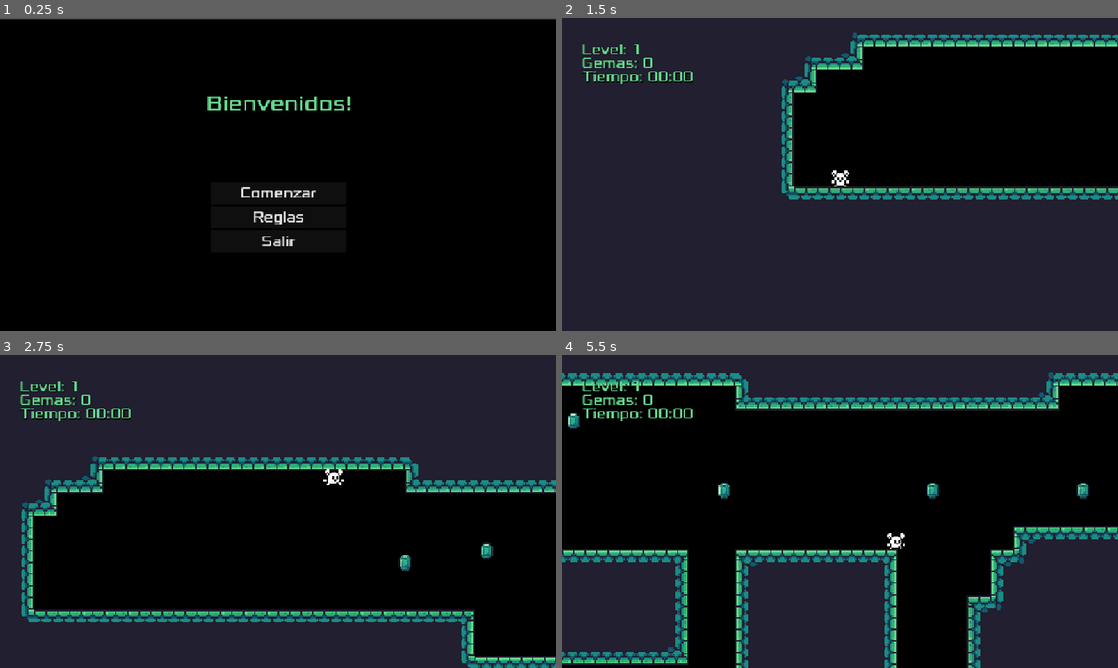
Above: before the commit, frames 1-4 (two rows, left to right).
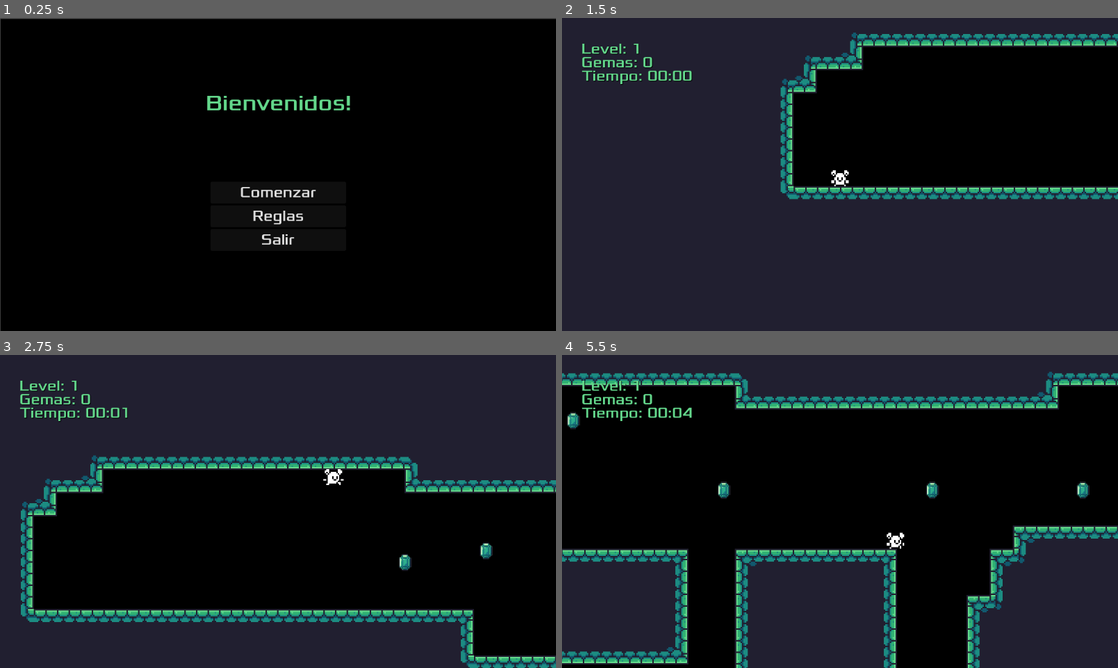
Above: after the commit, the same moments.

Repository: itsjoacor/Boss2
Game: Godot game, scene res://Menu/Main Menu/main_menu.tscn
Two runs of this game, one before a commit and one after it. Both use one fixed random seed, a clock stepped at 60 frames per second and the inputs below. Sound files missing from this copy of the repository are replaced by a short silence.
Inputs:
- Up to frame 1 (0.25 s): no input
- Up to frame 2 (1.5 s): click "Reglas" at 0.5 s; click "Comenzar" at 1.25 s
- Up to frame 3 (2.75 s): tap Enter at 2 s; hold D (move_right) from 2.03 s (still down); tap J (jump) at 2.27 s
- Up to frame 4 (5.5 s): tap J (jump) at 3.02, 4.52, 5.27 s; release D (move_right) at 3.53 s; hold A (move_left) 3.53-4.28 s; hold D (move_right) from 4.28 s (still down)

The runs differ from the first frame. In frame 1, 1.2% of the frame differs, in the area x 0-100%, y 0-100%; in frame 2, 2.8%; in frame 3, 4.3%; in frame 4, 4.8%, in the area x 0-100%, y 5-100%.

Commit message:
BossV1.1 - qfix timerStart

Diff:
--- a/NewGmePlattformer/Menu/Rules/rules.gd
+++ b/NewGmePlattformer/Menu/Rules/rules.gd
@@ -20,4 +20,5 @@
 
 
 func _on_comenzar_pressed() -> void:
+	Global.start_timer()
 	get_tree().change_scene_to_file("res://Levels/level_1.tscn")
--- a/NewGmePlattformer/project.godot
+++ b/NewGmePlattformer/project.godot
@@ -21,7 +21,7 @@
 
 [display]
 
-window/stretch/mode="canvas_items"
+window/stretch/mode="viewport"
 
 [editor]
 
Not shown, changed: NewGmePlattformer/export_presets.cfg
